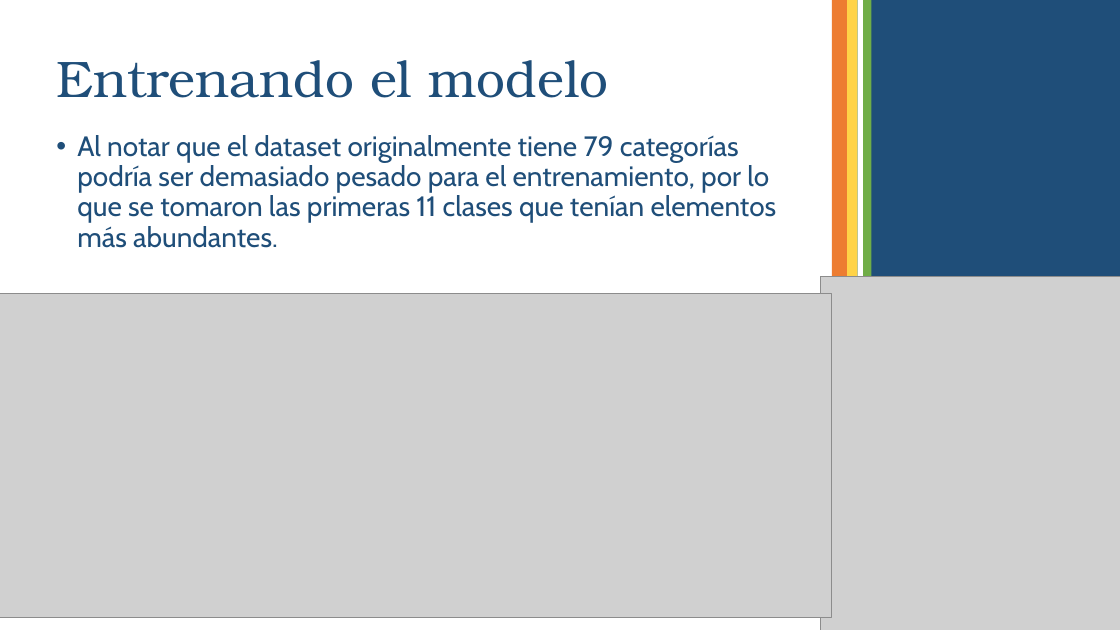
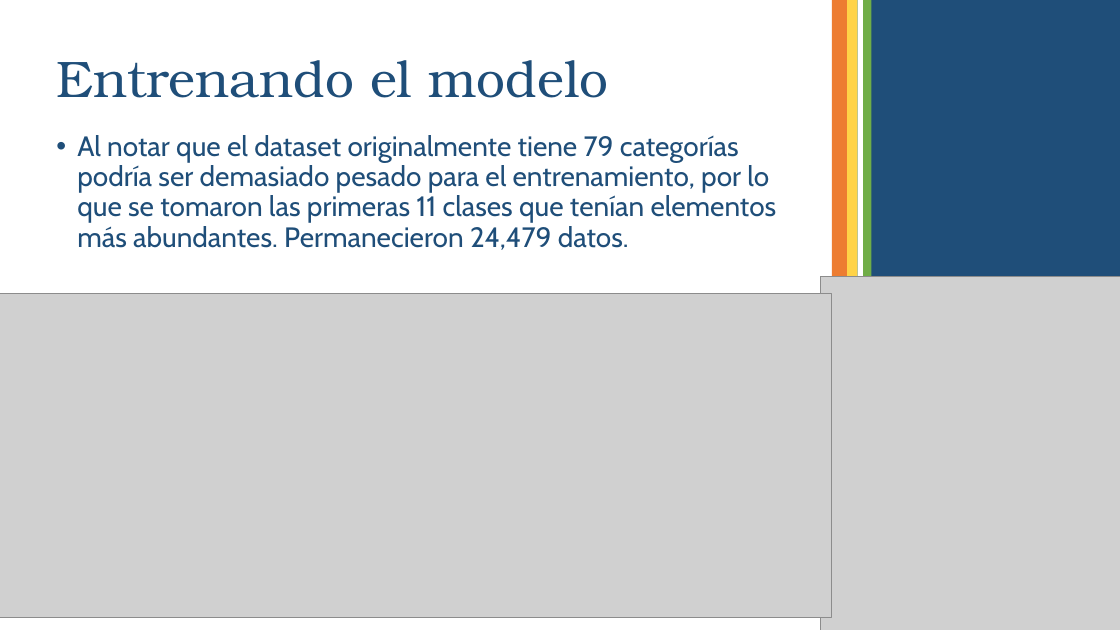
Before and after one commit to Jotade100/MusicCNN, a slide deck: slide 5 of Music Notation CNN.pptx. Drawn at 1120x630 pixels with LibreOffice and Linux fonts; fonts in the diff are those of the drawing; grey boxes stand for pictures. Boxes give left, top, right and bottom in pixels: in the first picture for what was removed or moved away, otherwise in the second. Text is boxed around its words. In the diff, an @@ line names an element or a change of style, - is before the commit and + after.

```diff
--- a/Music Notation CNN.pptx
+++ b/Music Notation CNN.pptx
@@ text at [77, 135, 777, 250]: text changed @@
-• Al notar que el dataset originalmente tiene 79 categorías podría ser demasiado pesado para el entrenamiento, por lo que se tomaron las primeras 11 clases que tenían elementos más abundantes.
+• Al notar que el dataset originalmente tiene 79 categorías podría ser demasiado pesado para el entrenamiento, por lo que se tomaron las primeras 11 clases que tenían elementos más abundantes. Permanecieron 24,479 datos.
```
Also in this commit, not shown: 2 other slides changed, 2 slides added, 3 other files.
